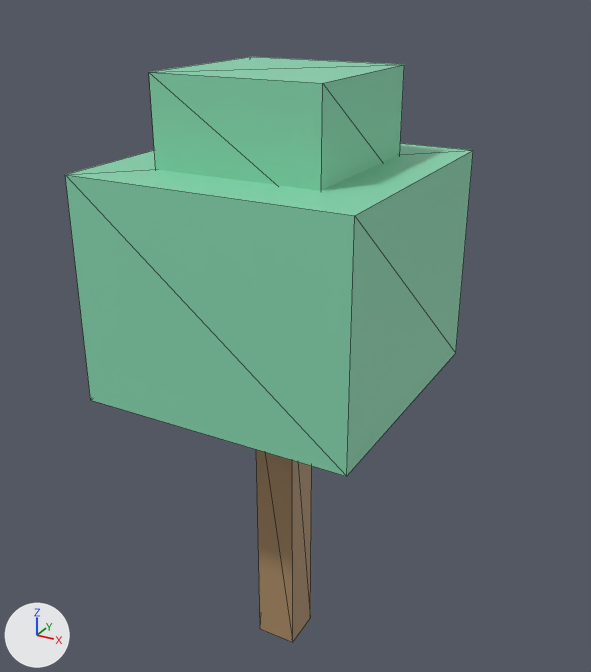
The glTF model data/islands/disksaver/glb/Prop_DS_Tree_07.glb as it was, and as the next commit left it.
Both versions are drawn from a 50 mm lens placed at (2.56, -4.49, 4.82), pointed at (0.02, 0.14, 2.5). Arrows for +X, +Y and +Z are at lower left; the lights stay in place. The first picture is the older version. Mesh edges are drawn as thin lines. Vertices at exactly the same position are counted once.

The older version as bpy lines, for what is in view:
```python
me_cube_1443 = bpy.data.meshes.new('Cube.1443')
me_cube_1443.from_pydata(...)  # a box spanning x -0.15..0.15, y -0.15..0.15, z 0.0..2.25
me_cube_1443.materials.append(mat_ds_bark)  # brown #ad8d67
me_cube_1444 = bpy.data.meshes.new('Cube.1444')
me_cube_1444.from_pydata(...)  # a box spanning x -0.94..0.94, y -0.94..0.94, z 2.25..3.75
me_cube_1444.materials.append(mat_ds_leaf3)  # green #88d7b0
me_cube_1445 = bpy.data.meshes.new('Cube.1445')
me_cube_1445.from_pydata(...)  # a box spanning x -0.562..0.562, y -0.562..0.562, z 3.562..4.312
me_cube_1445.materials.append(mat_ds_leaf3)  # green #88d7b0
ob_cube = bpy.data.objects.new('Cube', me_cube_1443)
ob_cube.location = (0.0, 0.0, 0.0)
ob_cube_001 = bpy.data.objects.new('Cube.001', me_cube_1444)
ob_cube_001.location = (0.0, 0.0, 0.0)
ob_cube_002 = bpy.data.objects.new('Cube.002', me_cube_1445)
ob_cube_002.location = (0.0, 0.0, 0.0)
```
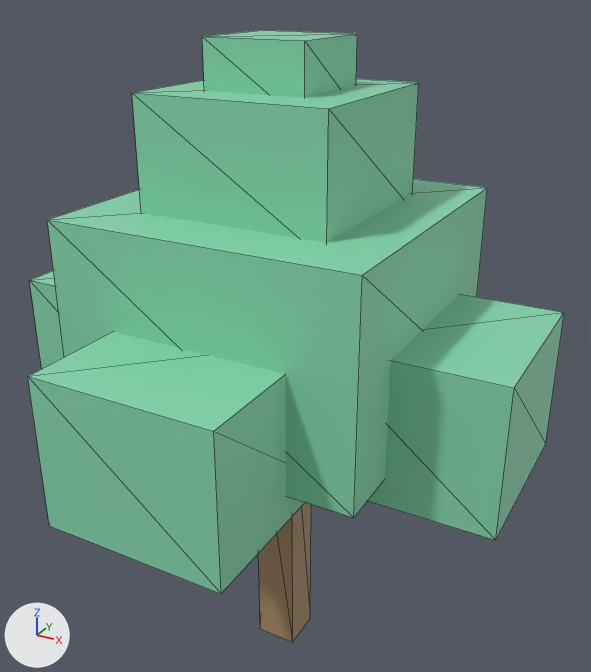
The change, as a diff of the scene's bpy script:
```diff
--- a/data/islands/disksaver/glb/Prop_DS_Tree_07.glb.py
+++ b/data/islands/disksaver/glb/Prop_DS_Tree_07.glb.py
@@ me_cube_1444 @@
-me_cube_1444.from_pydata(...)  # 8 vertices, 12 faces; spans x -0.94..0.94, y -0.94..0.94, z 2.25..3.75
+me_cube_1444.from_pydata(...)  # 8 vertices, 12 faces; spans x -1.03..1.03, y -1.03..1.03, z 2.06..3.49
+# me_cube_1444 part 1: the whole mesh is scaled about its middle by (1.1, 1.1, 0.95), then moved by (0.0, 0.0, -0.22)
 me_cube_1444.materials.append(mat_ds_leaf3)
@@ me_cube_1445 @@
-me_cube_1445.from_pydata(...)  # 8 vertices, 12 faces; spans x -0.562..0.562, y -0.562..0.562, z 3.562..4.312
-me_cube_1445.vertices[0].co = (-0.562, -0.562, 3.562)
-me_cube_1445.vertices[1].co = (-0.562, -0.562, 4.312)  # pixel (148, 72)
-me_cube_1445.vertices[2].co = (-0.562, 0.562, 3.562)
-me_cube_1445.vertices[3].co = (-0.562, 0.562, 4.312)  # pixel (251, 56)
-me_cube_1445.vertices[4].co = (0.562, -0.562, 3.562)
-me_cube_1445.vertices[5].co = (0.562, -0.562, 4.312)  # pixel (322, 83)
-me_cube_1445.vertices[6].co = (0.562, 0.562, 3.562)
-me_cube_1445.vertices[7].co = (0.562, 0.562, 4.312)  # pixel (404, 64)
+me_cube_1445.from_pydata(...)  # 8 vertices, 12 faces; spans x 0.525..1.725, y -0.6..0.6, z 1.875..2.85
+# me_cube_1445 part 2
+me_cube_1445.vertices[0].co = (0.525, -0.6, 1.875)
+me_cube_1445.vertices[1].co = (0.525, -0.6, 2.85)
+me_cube_1445.vertices[2].co = (0.525, 0.6, 1.875)
+me_cube_1445.vertices[3].co = (0.525, 0.6, 2.85)
+me_cube_1445.vertices[4].co = (1.725, -0.6, 1.875)  # pixel (495, 540)
+me_cube_1445.vertices[5].co = (1.725, -0.6, 2.85)  # pixel (514, 387)
+me_cube_1445.vertices[6].co = (1.725, 0.6, 1.875)  # pixel (545, 444)
+me_cube_1445.vertices[7].co = (1.725, 0.6, 2.85)  # pixel (564, 312)
 me_cube_1445.materials.append(mat_ds_leaf3)
@@ ob_cube_007 @@
+ob_cube_007 = bpy.data.objects.new('Cube.007', me_cube_1485)  # a box spanning x -0.338..0.338, y -0.338..0.338, z 4.05..4.5; in mat_ds_leaf3 (green #88d7b0)
+ob_cube_007.location = (0.0, 0.0, 0.0)
@@ ob_cube_006 @@
+ob_cube_006 = bpy.data.objects.new('Cube.006', me_cube_1484)  # a box spanning x -0.638..0.638, y -0.638..0.638, z 3.375..4.2; in mat_ds_leaf3 (green #88d7b0)
+ob_cube_006.location = (0.0, 0.0, 0.0)
@@ ob_cube_005 @@
+ob_cube_005 = bpy.data.objects.new('Cube.005', me_cube_1483)  # a box spanning x -0.6..0.6, y -1.725..-0.525, z 1.875..2.85; in mat_ds_leaf3 (green #88d7b0)
+ob_cube_005.location = (0.0, 0.0, 0.0)
@@ ob_cube_003 @@
+ob_cube_003 = bpy.data.objects.new('Cube.003', me_cube_1481)  # a box spanning x -1.725..-0.525, y -0.6..0.6, z 1.875..2.85; in mat_ds_leaf3 (green #88d7b0)
+ob_cube_003.location = (0.0, 0.0, 0.0)
```

Boxes [x1, y1, x2, y2] around the edits, measured in the pictures (591 x 672 px):
'Cube.001', moved, rescaled (8% wider): before [65, 143, 473, 476]; after [47, 179, 487, 518]
'Cube.002', reshaped: before [149, 57, 404, 191]; after [368, 294, 564, 540]
'Cube.005', added (green): after [28, 332, 305, 594]
'Cube.006', added (green): after [132, 79, 419, 243]
'Cube.007', added (green): after [202, 30, 357, 98]
'Cube.003', added (green): after [29, 271, 64, 369]
